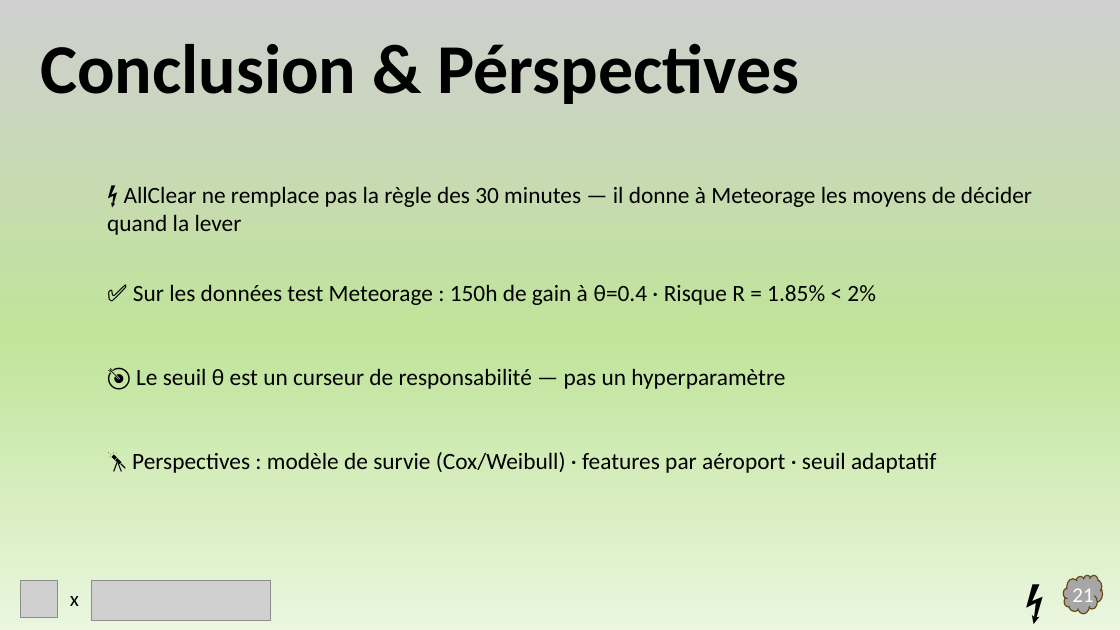
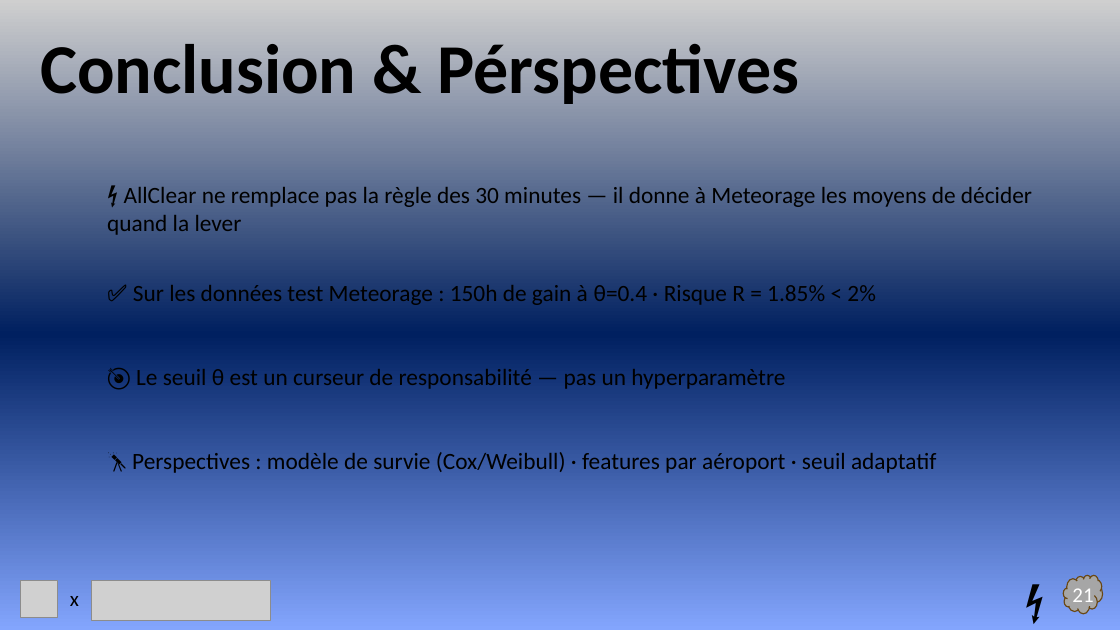
Before and after one commit to Mehdi-kbz/AllClear, a slide deck: slide 22 of Presentation.pptx. Drawn at 1120x630 pixels with LibreOffice and Linux fonts; fonts in the diff are those of the drawing; grey boxes stand for pictures. Boxes give left, top, right and bottom in pixels: in the first picture for what was removed or moved away, otherwise in the second. Text is boxed around its words. In the diff, an @@ line names an element or a change of style, - is before the commit and + after.

```diff
--- a/Presentation.pptx
+++ b/Presentation.pptx
@@ background gradient #CFCFCF to #C0E499 to #EAF6DE to gradient #CFCFCF to #002060 to #83A5FD @@
```
Also in this commit, not shown: 20 other slides changed.
